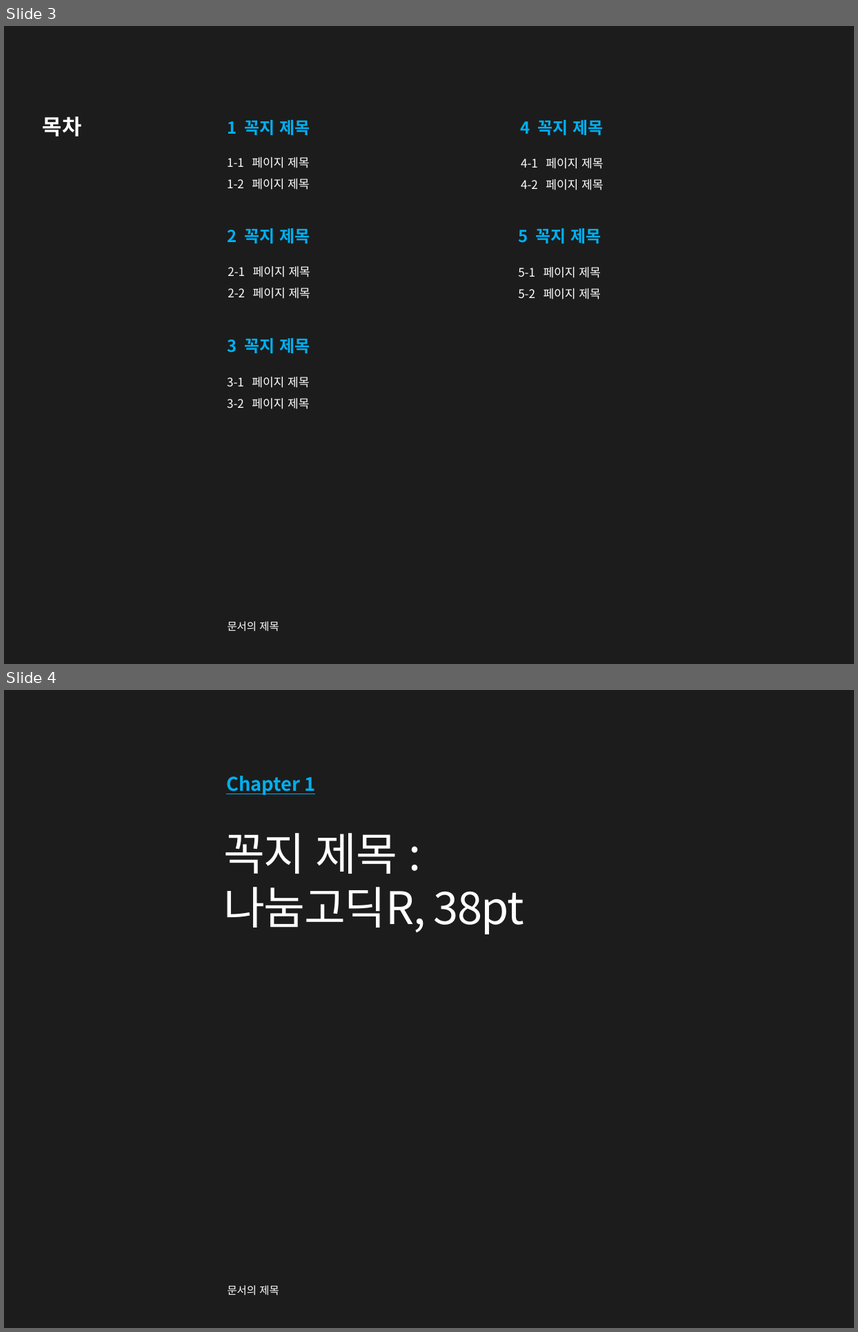
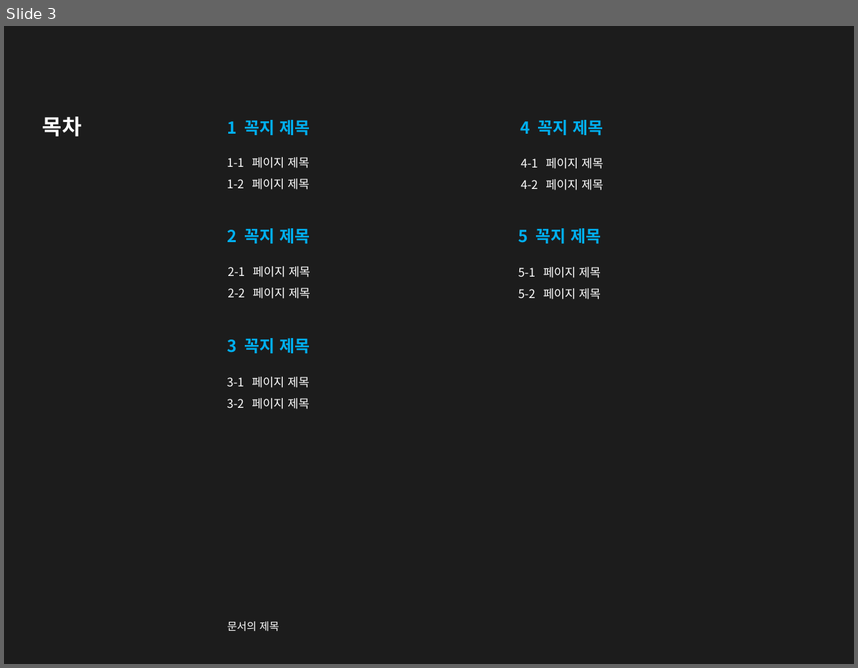
Before and after one commit to uknim2000/TIL, a slide deck: 003_게임기획서/참조자료/표.pptx. Shown one above the other, each under a label of ours: slides 3 and 4 before the commit, slide 3 after it. The pictures are 858x1332 and 858x668 pixels, drawn with LibreOffice and Linux fonts; fonts in the diff are those of the drawing. Boxes give left, top, right and bottom in pixels: in the first picture for what was removed or moved away, otherwise in the second. Text is boxed around its words. In the diff, an @@ line names an element or a change of style, - is before the commit and + after.

```diff
--- a/003_게임기획서/참조자료/표.pptx
+++ b/003_게임기획서/참조자료/표.pptx
@@ slide 4 removed at bbox=[4, 690, 854, 1328], background #1C1C1C @@
@@ text removed at bbox=[226, 776, 315, 795] @@
-Chapter 1
@@ title removed at bbox=[223, 833, 524, 934] @@
-꼭지 제목 :
-나눔고딕R, 38pt
@@ text removed at bbox=[228, 1285, 279, 1295] @@
-문서의 제목
```
Also in this commit, not shown: 3 slides added, 2 other slides removed, 9 other files.
